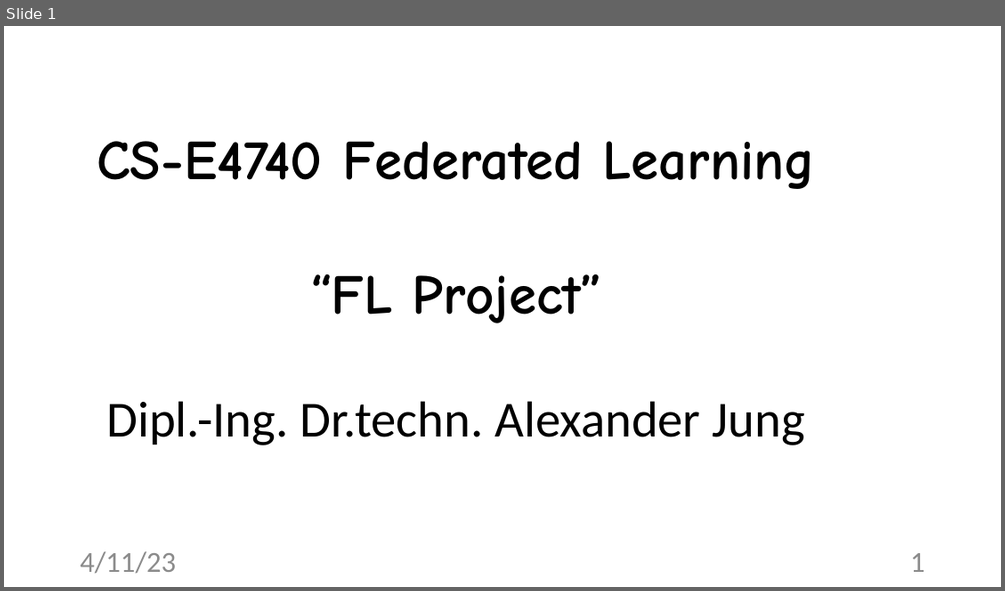
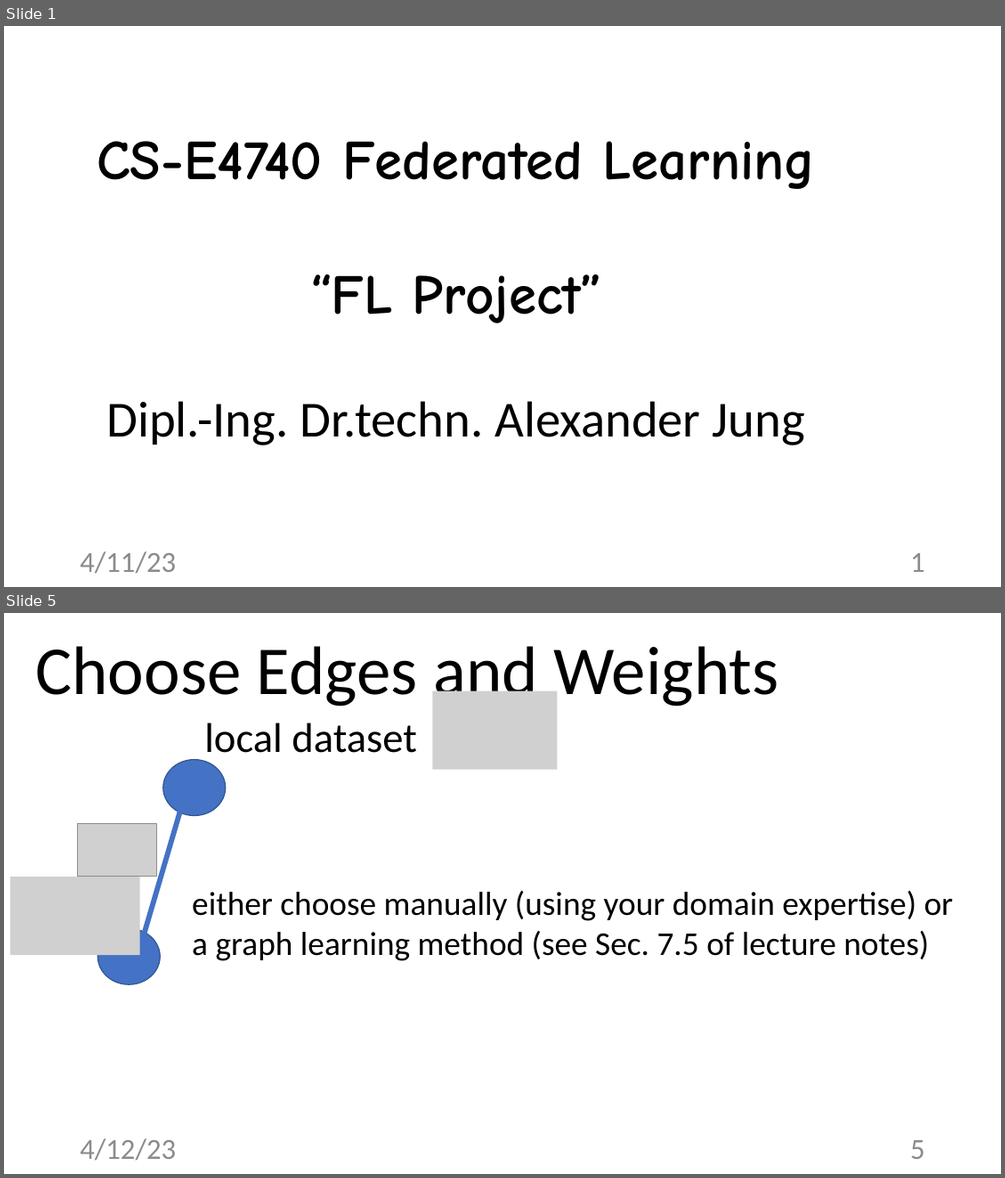
Before and after one commit to alexjungaalto/FederatedLearning, a slide deck: slides/CS-E4740_FLProject.pptx. Shown one above the other, each under a label of ours: slide 1 before the commit, slides 1 and 5 after it; the slides between them are not shown. The pictures are 1005x591 and 1005x1178 pixels, drawn with LibreOffice and Linux fonts; fonts in the diff are those of the drawing; grey boxes stand for pictures. Boxes give left, top, right and bottom in pixels: in the first picture for what was removed or moved away, otherwise in the second. Text is boxed around its words. In the diff, an @@ line names an element or a change of style, - is before the commit and + after.

```diff
--- a/slides/CS-E4740_FLProject.pptx
+++ b/slides/CS-E4740_FLProject.pptx
@@ slide 5 added at (4,613,1001,1174), background #FFFFFF @@
@@ text added at (35,646,778,710), 66 pt, text #000000 @@
+Choose Edges and Weights
@@ picture added at (432,690,558,770) @@
@@ text added at (204,722,417,763), 40 pt, text #000000 @@
+local dataset
@@ ellipse added at (163,760,226,816), fill #4472C4, outline #325491 1 pt @@
@@ line added from (140, 948) to (189, 780), #4472C4 5 pt @@
@@ picture added at (77,824,157,876) @@
@@ picture added at (10,876,139,955) @@
@@ text added at (192,891,954,961), 32 pt, text #000000 @@
+either choose manually (using your domain expertise) or a graph learning method (see Sec. 7.5 of lecture notes)
@@ ellipse added at (97,929,160,985), fill #4472C4, outline #325491 1 pt @@
@@ text added at (80,1138,176,1160), 28 pt, text #8C8C8C @@
+4/12/23
@@ page number added at (910,1140,925,1159), 28 pt, text #8C8C8C @@
+5
```
Also in this commit, not shown: 4 slides changed, 16 other slides added, 3 other files.
